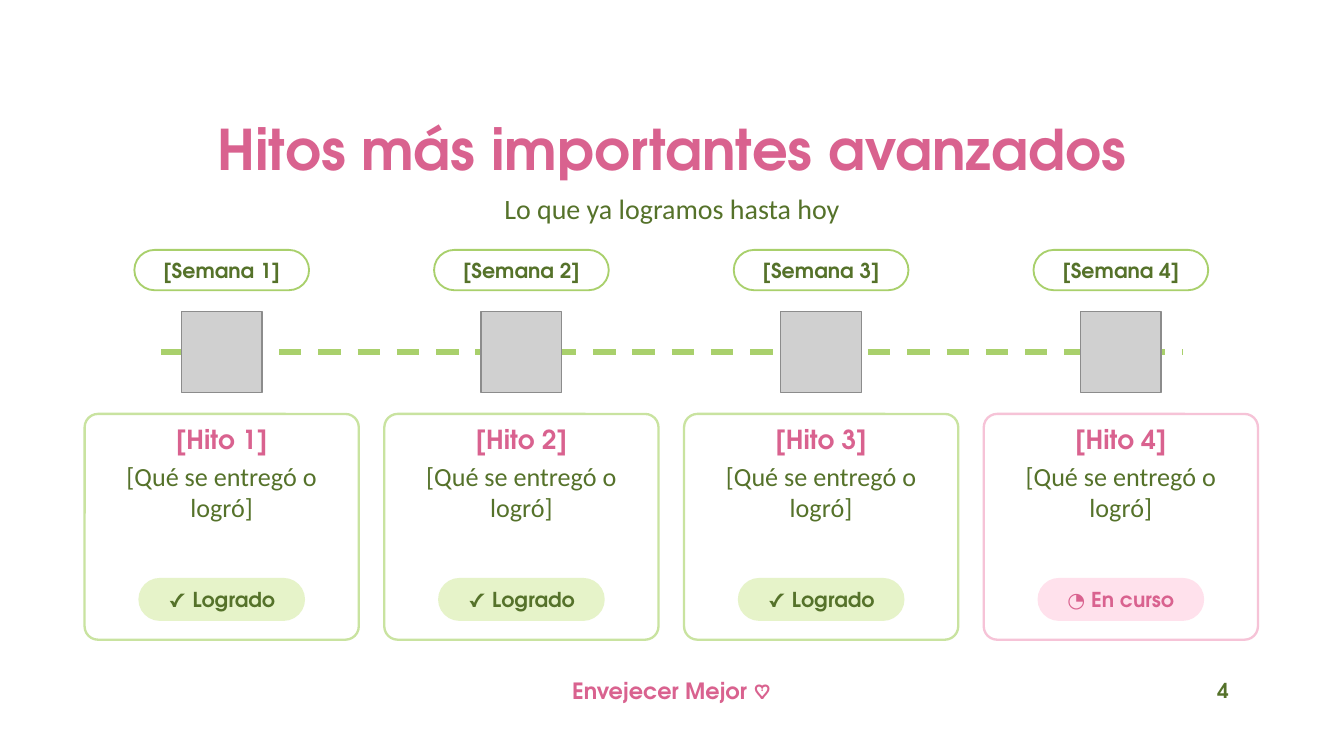
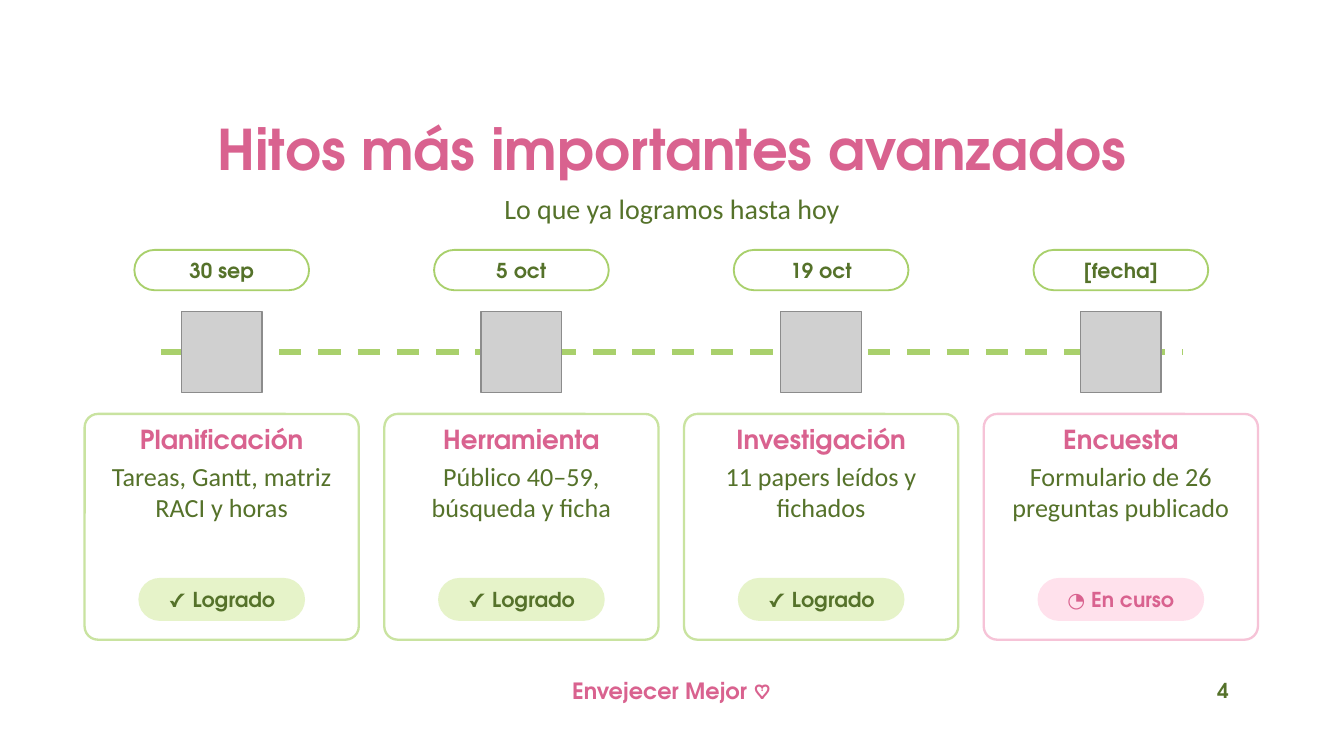
Before and after one commit to lukipuki0/liderazgo, a slide deck: slide 4 of Envejecer_Mejor_avances.pptx. Drawn at 1344x756 pixels with LibreOffice and Linux fonts; fonts in the diff are those of the drawing; grey boxes stand for pictures; background and template pictures are left out. Boxes give left, top, right and bottom in pixels: in the first picture for what was removed or moved away, otherwise in the second. Text is boxed around its words. In the diff, an @@ line names an element or a change of style, - is before the commit and + after.

```diff
--- a/Envejecer_Mejor_avances.pptx
+++ b/Envejecer_Mejor_avances.pptx
@@ text at (189, 262, 254, 282): text changed @@
-[Semana 1]
+30 sep
@@ text at (496, 263, 546, 279): text changed @@
-[Semana 2]
+5 oct
@@ text at (790, 262, 851, 279): text changed @@
-[Semana 3]
+19 oct
@@ text at (1084, 262, 1158, 283): text changed @@
-[Semana 4]
+[fecha]
@@ text at (112, 428, 331, 522): text changed @@
-[Hito 1]
-[Qué se entregó o logró]
+Planificación
+Tareas, Gantt, matriz RACI y horas
@@ text at (432, 429, 611, 522): text changed @@
-[Hito 2]
-[Qué se entregó o logró]
+Herramienta
+Público 40–59, búsqueda y ficha
@@ text at (726, 428, 916, 517): text changed @@
-[Hito 3]
-[Qué se entregó o logró]
+Investigación
+11 papers leídos y fichados
@@ text at (1012, 429, 1229, 522): text changed @@
-[Hito 4]
-[Qué se entregó o logró]
+Encuesta
+Formulario de 26 preguntas publicado
```
Also in this commit, not shown: 6 other slides changed, 1 slide added, 1 slide removed, 2 other files.
